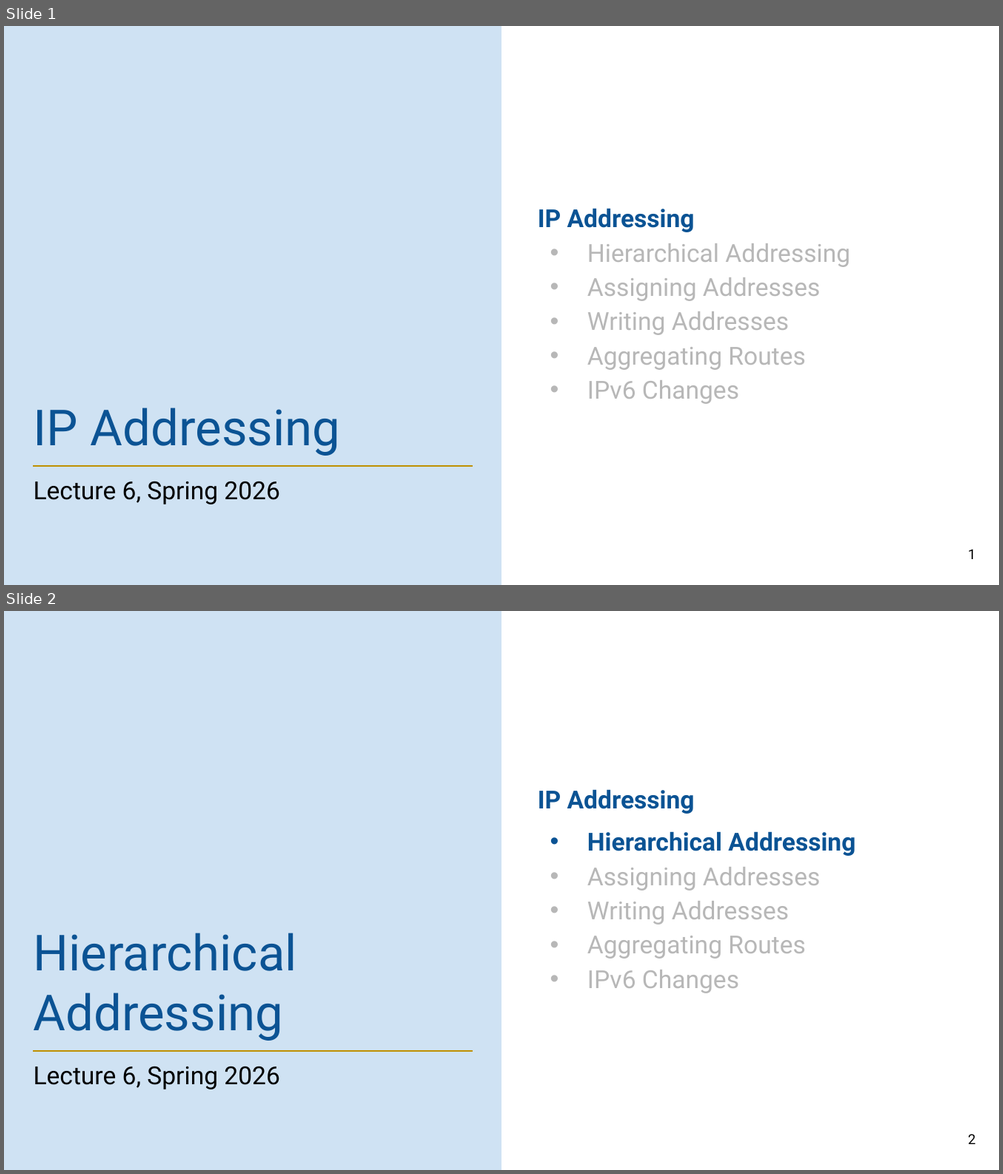
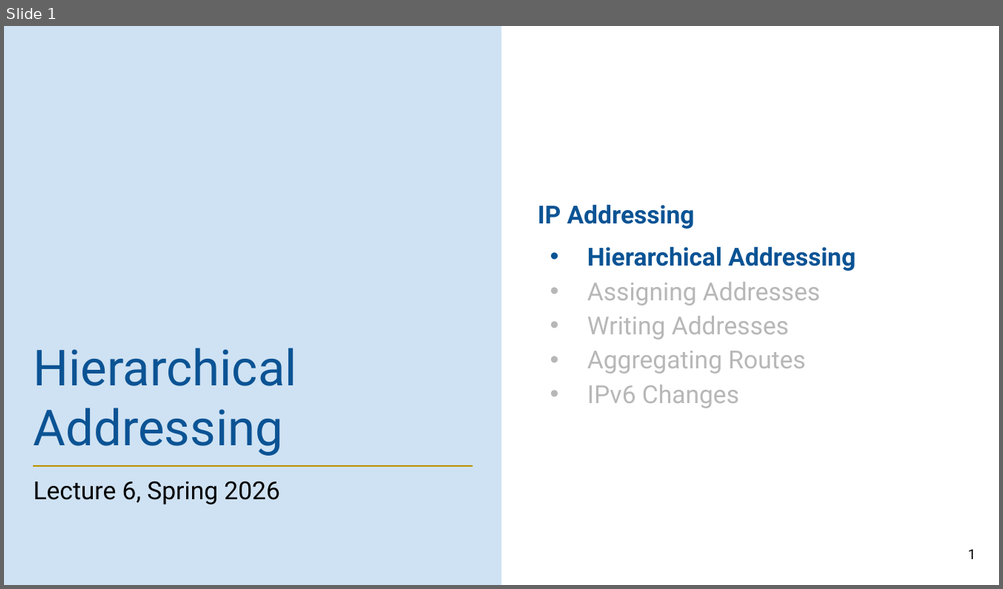
Before and after one commit to guhofstra/CSC175Sp26, a slide deck: PPTs/Lecture 6 - IP Addressing.pptx. Shown one above the other, each under a label of ours: slides 1 and 2 before the commit, slide 1 after it. The pictures are 1003x1174 and 1003x589 pixels, drawn with LibreOffice and Linux fonts; fonts in the diff are those of the drawing. Boxes give left, top, right and bottom in pixels: in the first picture for what was removed or moved away, otherwise in the second. Text is boxed around its words. In the diff, an @@ line names an element or a change of style, - is before the commit and + after.

```diff
--- a/PPTs/Lecture 6 - IP Addressing.pptx
+++ b/PPTs/Lecture 6 - IP Addressing.pptx
@@ slide 1 removed at [4, 26, 999, 585], background #FFFFFF; not listed: 2 template elements that a slide beside it also shows @@
@@ text removed at [538, 208, 850, 404] @@
-IP Addressing
-• Hierarchical Addressing
-• Assigning Addresses
-• Writing Addresses
-• Aggregating Routes
-• IPv6 Changes
@@ title removed at [34, 408, 341, 456] @@
-IP Addressing
@@ subtitle removed at [34, 481, 280, 505] @@
-Lecture 6, Spring 2026
@@ page number removed at [967, 549, 975, 560] @@
-1
@@ what was slide 2 is now slide 1 @@
@@ page number at [967, 549, 975, 560]: text changed @@
-2
+1
```
Also in this commit, not shown: 2 other files.
